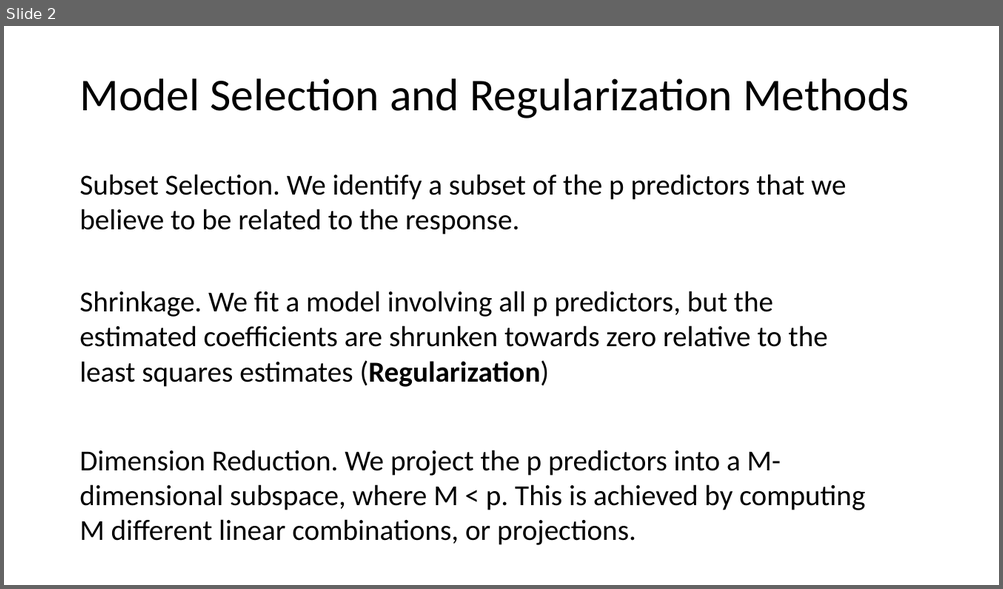
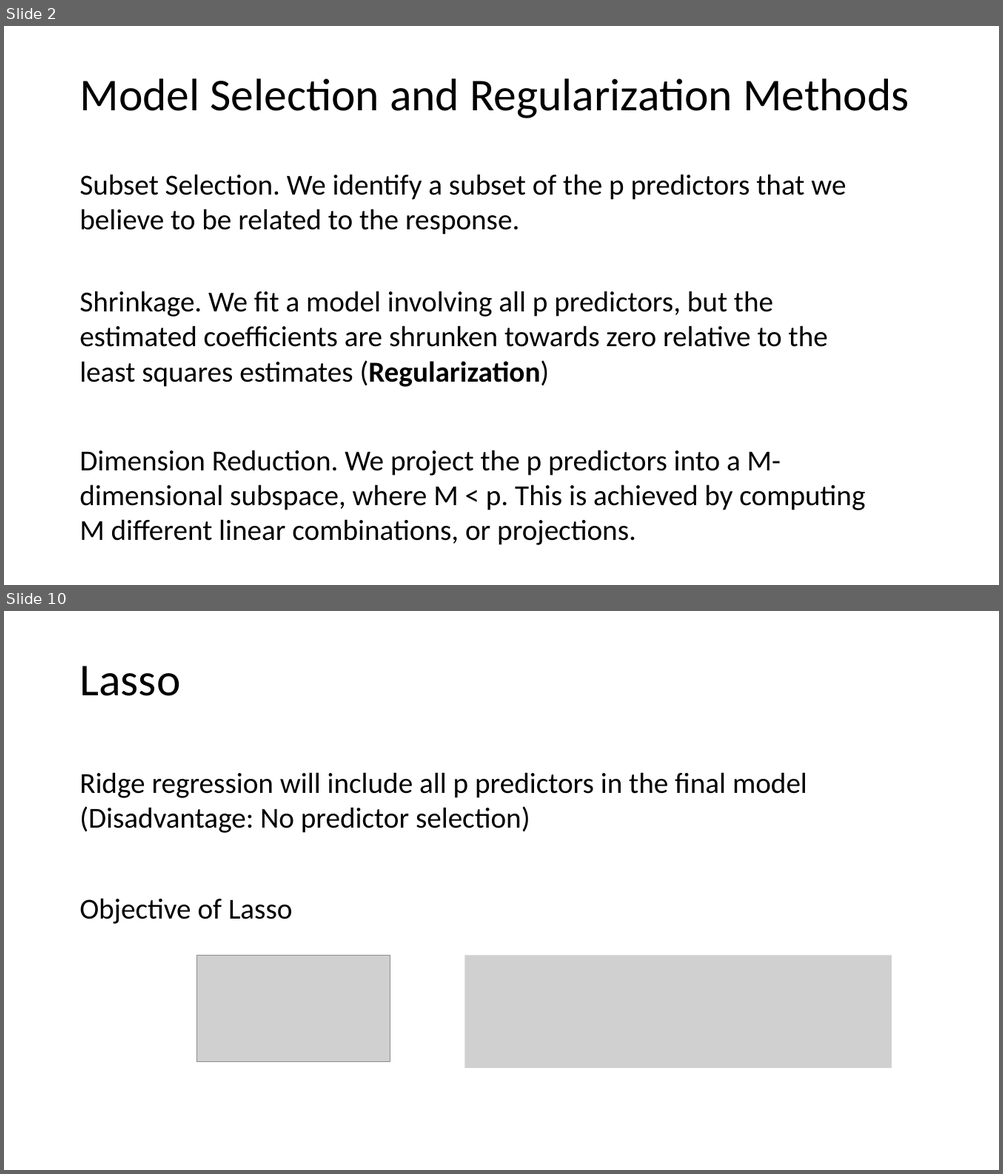
Before and after one commit to tianzheng4/tianzheng4.github.io, a slide deck: _umkc-teaching/slides/Lecture7.pptx. Shown one above the other, each under a label of ours: slide 2 before the commit, slides 2 and 10 after it; the slides between them are not shown. The pictures are 1003x589 and 1003x1174 pixels, drawn with LibreOffice and Linux fonts; fonts in the diff are those of the drawing; grey boxes stand for pictures. Boxes give left, top, right and bottom in pixels: in the first picture for what was removed or moved away, otherwise in the second. Text is boxed around its words. In the diff, an @@ line names an element or a change of style, - is before the commit and + after.

```diff
--- a/_umkc-teaching/slides/Lecture7.pptx
+++ b/_umkc-teaching/slides/Lecture7.pptx
@@ slide 10 added at <box>4,611,999,1170</box>, background #FFFFFF @@
@@ title added at <box>79,666,180,696</box>, 44 pt, text #000000 @@
+Lasso
@@ text added at <box>79,772,807,833</box>, 28 pt, text #000000 @@
+Ridge regression will include all p predictors in the final model (Disadvantage: No predictor selection)
@@ text added at <box>79,898,293,924</box>, 28 pt, text #000000 @@
+Objective of Lasso
@@ picture added at <box>196,956,390,1062</box> @@
@@ picture added at <box>464,956,891,1068</box> @@
```
Also in this commit, not shown: 1 slide changed, 17 other slides added, 1 slide removed, 2 other files.
